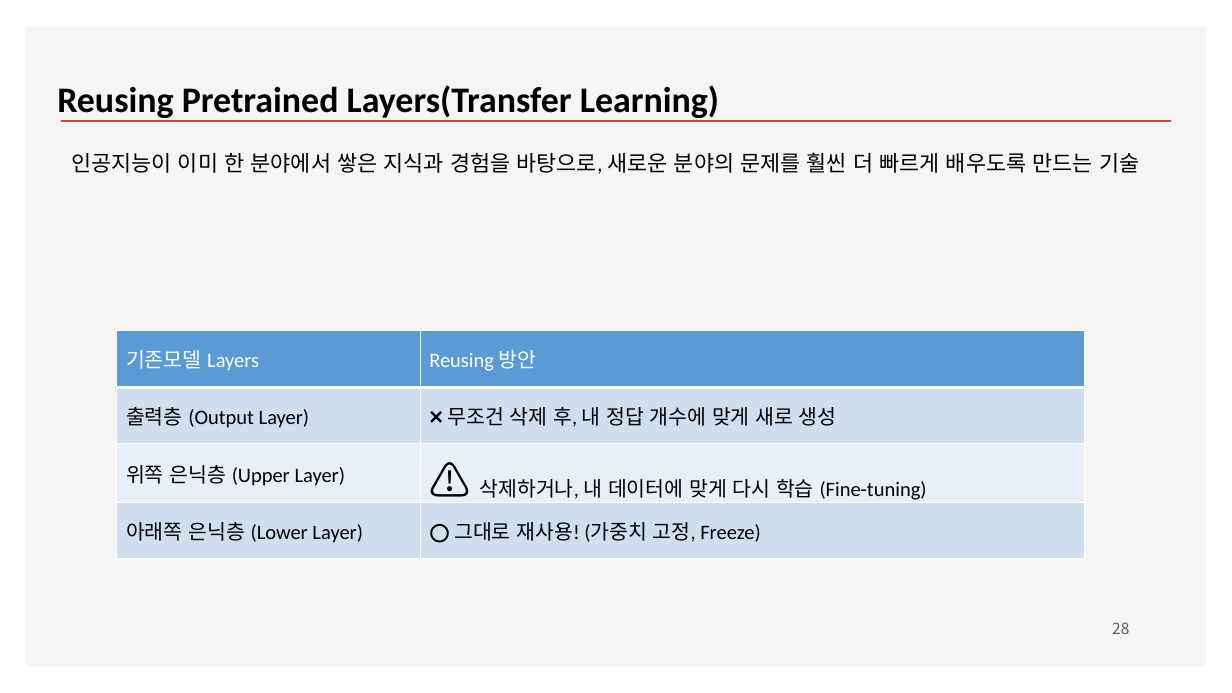
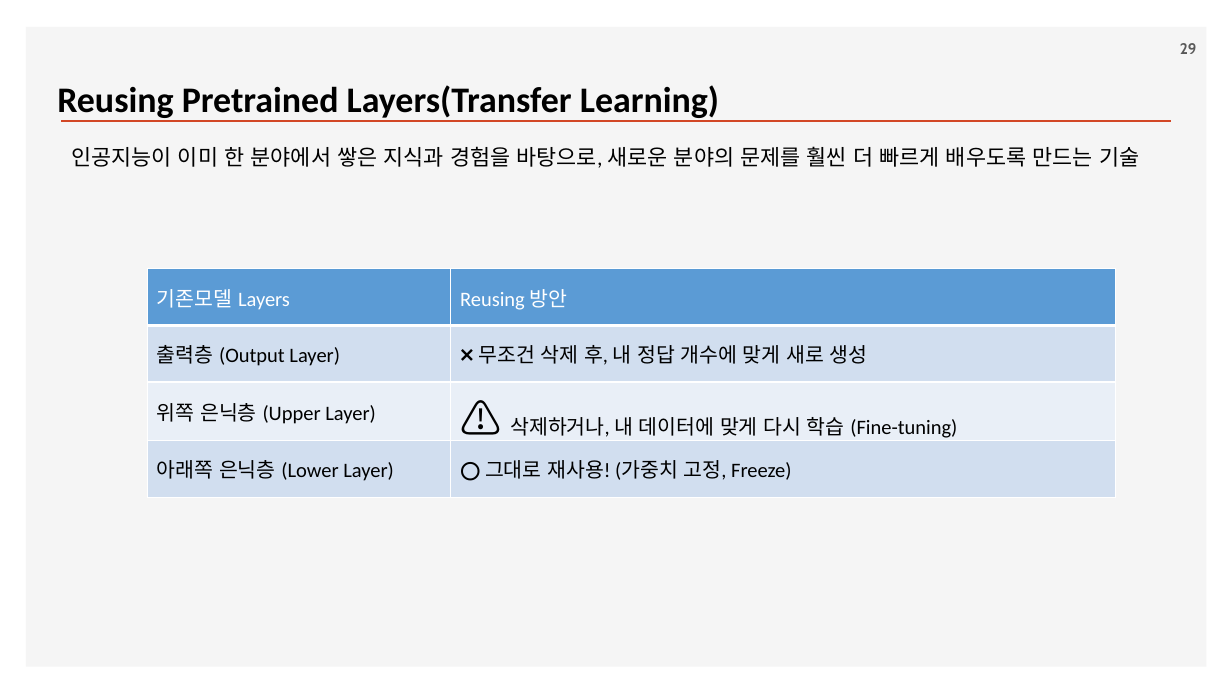
Before and after one commit to ancestor9/2026_Fall_Deep-Learning-with-Python, a slide deck: slide 29 of Chapter 09 ConvNet architecture patterns.pptx (slide 28 before the commit). Drawn at 1232x693 pixels with LibreOffice and Linux fonts; fonts in the diff are those of the drawing; background and template pictures are left out. Boxes give left, top, right and bottom in pixels: in the first picture for what was removed or moved away, otherwise in the second. Text is boxed around its words. In the diff, an @@ line names an element or a change of style, - is before the commit and + after.

```diff
--- a/Chapter 09 ConvNet architecture patterns.pptx
+++ b/Chapter 09 ConvNet architecture patterns.pptx
@@ page number added at box(1180, 43, 1197, 54), 12 pt, text #595959, bold @@
+29
@@ text "인공지능이 이미 한 분야에서 쌓은 ...": place and size @@
-text "인공지능이 이미 한 분야에서 쌓은 ..." at box(71, 152, 1139, 174)
+text "인공지능이 이미 한 분야에서 쌓은 ..." at box(71, 146, 1139, 168)
@@ table: place and size @@
-table at box(116, 331, 1084, 559)
+table at box(148, 269, 1116, 497)
@@ page number removed at box(1112, 622, 1129, 634) @@
-28
```
Also in this commit, not shown: 11 other slides changed.
